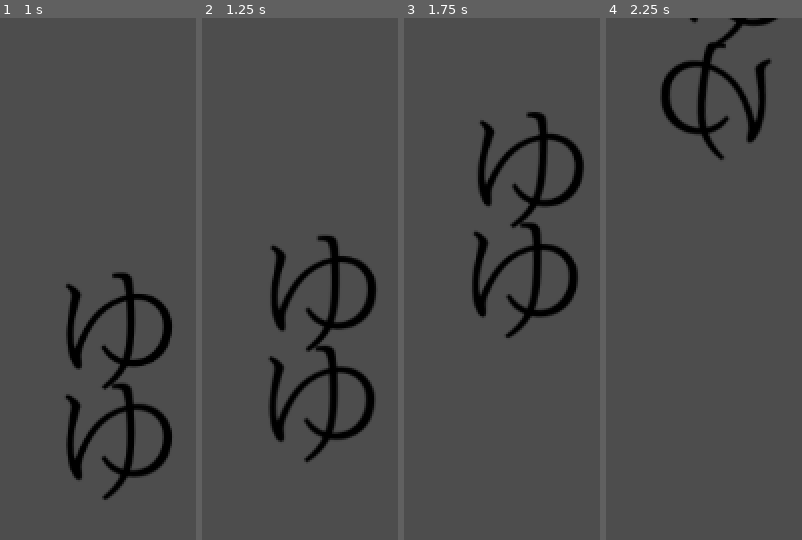
Above: before the commit, frames 1-4 (left to right).
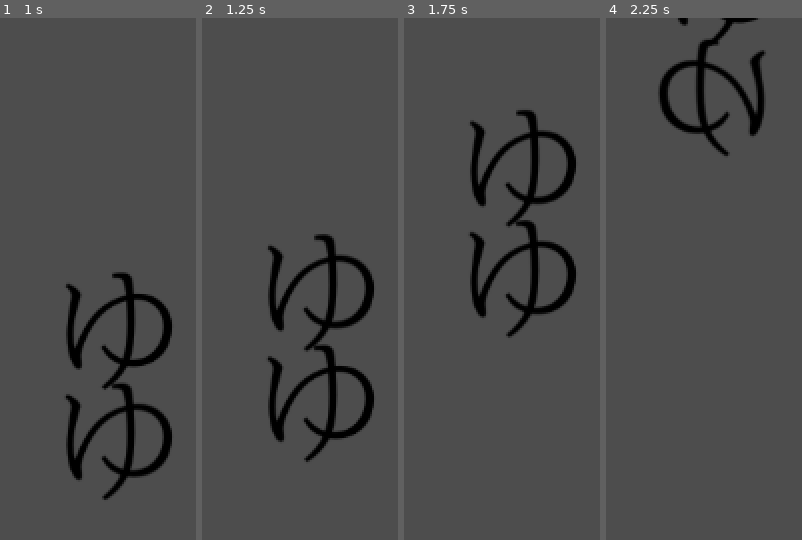
Above: after the commit, the same moments.

Repository: geometriccross/aquarium
Game: Godot game, scene res://tscn/main.tscn
Same seed, same stepped clock (60 frames per second), same inputs: the game is played once before the commit and once after it.
Inputs:
- Up to frame 1 (1 s): tap Enter at 0.5 s; hold W from 0.53 s (still down)
- Up to frame 2 (1.25 s): keep holding W
- Up to frame 3 (1.75 s): keep holding W
- Up to frame 4 (2.25 s): release W at 2.03 s; hold A from 2.03 s (still down)

Frame 1 is identical in both runs. In frame 2, 2.7% of the frame differs, in the area x 33-89%, y 41-81%; in frame 3, 7.1%, in the area x 33-92%, y 17-62%; in frame 4, 2.8%.

Commit message:
方向付の関数を変更

Diff:
--- a/src/fish.gd
+++ b/src/fish.gd
@@ -31,33 +31,23 @@
 		$"ゆ".flip_h = max(-utility.input_vector().x, 0)
 	else:
 		_time += delta
-		if _time >= randi_range(behavior_interval_min, behavior_interval_max):
+		if _time >= randf_range(behavior_interval_min, behavior_interval_max):
 			var f_and_state = behavior_choice(_state, _behavior_table)
-			#ここのVector2.LEFTは一時的なもの
-			apply_force(f_and_state[0].call(sensor_perception() * 10), Vector2.ZERO)
+			apply_force(f_and_state[0].call(sensor_perception()) * 2, Vector2.ZERO)
 			_state = f_and_state[1]
 			_time = 0
 
 func sensor_perception() -> Vector2:
-	var near_objects = [
-		front.hit_info()["ray_info"]["top"],
-		front.hit_info()["ray_info"]["mid"],
-		front.hit_info()["ray_info"]["low"],
-		top.hit_info()["ray_info"]["top"],
-		top.hit_info()["ray_info"]["mid"],
-		top.hit_info()["ray_info"]["low"],
-		low.hit_info()["ray_info"]["top"],
-		low.hit_info()["ray_info"]["mid"],
-		low.hit_info()["ray_info"]["low"],
-	].filter(func(x): return x != null)
-	var length = near_objects.size()
+	var vector_num = func(ray): return ((
+			int(ray.hit_info()["ray_info"]["top"] != null)*0.5 +
+			int(ray.hit_info()["ray_info"]["mid"] != null) +
+			int(ray.hit_info()["ray_info"]["low"] != null)*0.5
+		) / 2
+	)
 
-	var vector = near_objects.reduce(func(accum, v): return accum.position + v.position)
-	if vector is Vector2:
-		return (position - vector) / length
-	else:
-		return Vector2.ZERO
-
+	var v = Vector2(vector_num.call(front), vector_num.call(low))
+	print(v)
+	return v
 
 
 func behavior_choice(state: String, table: Dictionary) -> Array:
@@ -73,9 +63,9 @@
 func random_walk(place_holder: Vector2) -> Vector2:
 	return Vector2(randi_range(-1, 1), randi_range(-1, 1))
 
+#そのままでも対象へと向かうベクトルになっているため、値をそのまま返す
 func focus_walk(target: Vector2) -> Vector2:
-	return Vector2(transform.origin - target)
+	return target
 
 func escape_walk(target: Vector2) -> Vector2:
-	var v = focus_walk(target)
-	return Vector2(-v.y, -v.x)
+	return Vector2(-target.y, -target.x)
